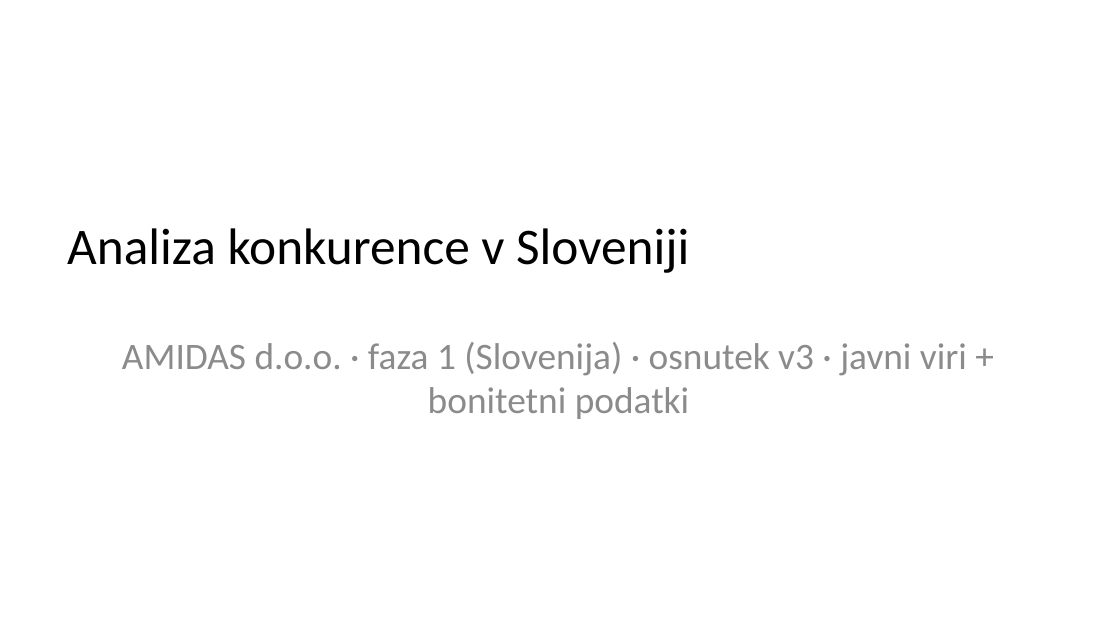
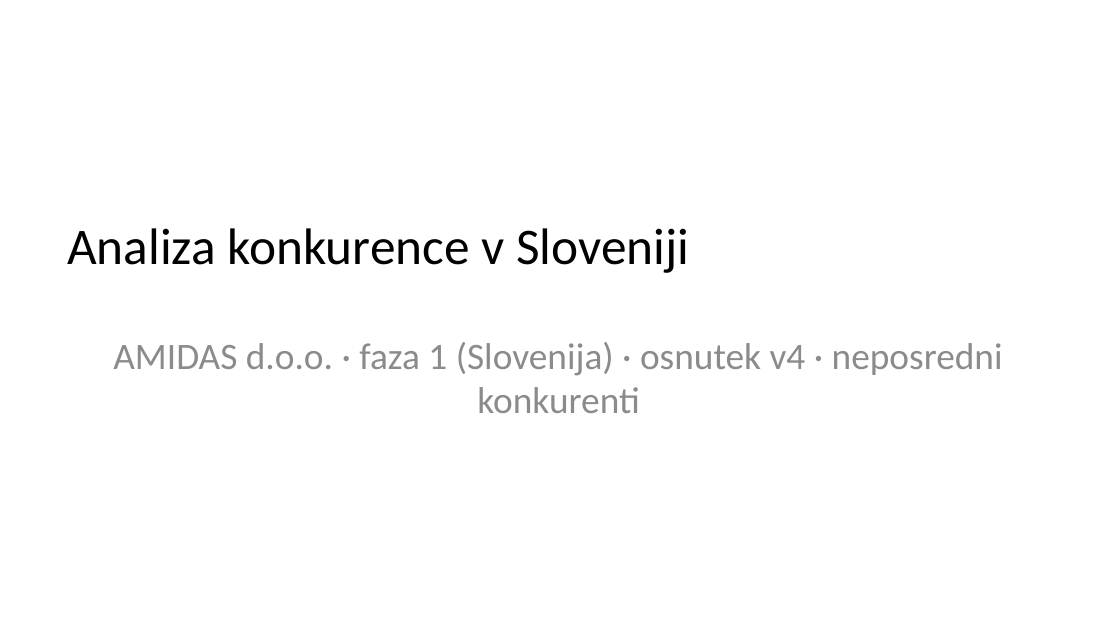
Before and after one commit to matjazambroz/github, a slide deck: slide 1 of analiza/analiza_konkurence_SI.pptx. Drawn at 1120x630 pixels with LibreOffice and Linux fonts; fonts in the diff are those of the drawing. Boxes give left, top, right and bottom in pixels: in the first picture for what was removed or moved away, otherwise in the second. Text is boxed around its words. In the diff, an @@ line names an element or a change of style, - is before the commit and + after.

```diff
--- a/analiza/analiza_konkurence_SI.pptx
+++ b/analiza/analiza_konkurence_SI.pptx
@@ subtitle at (x1=113, y1=342, x2=1003, y2=413): text changed @@
-AMIDAS d.o.o. · faza 1 (Slovenija) · osnutek v3 · javni viri + bonitetni podatki
+AMIDAS d.o.o. · faza 1 (Slovenija) · osnutek v4 · neposredni konkurenti
```
Also in this commit, not shown: 4 other slides changed, 1 slide added, 1 other file.
